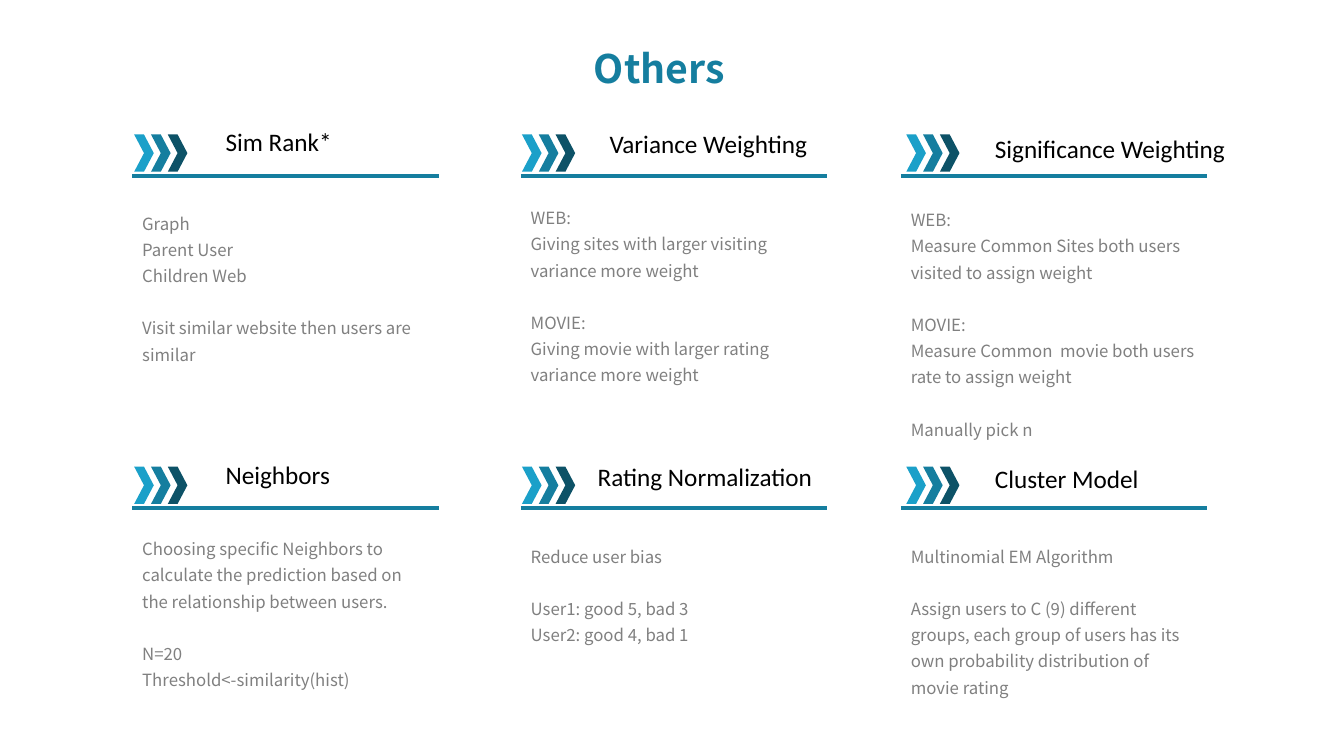
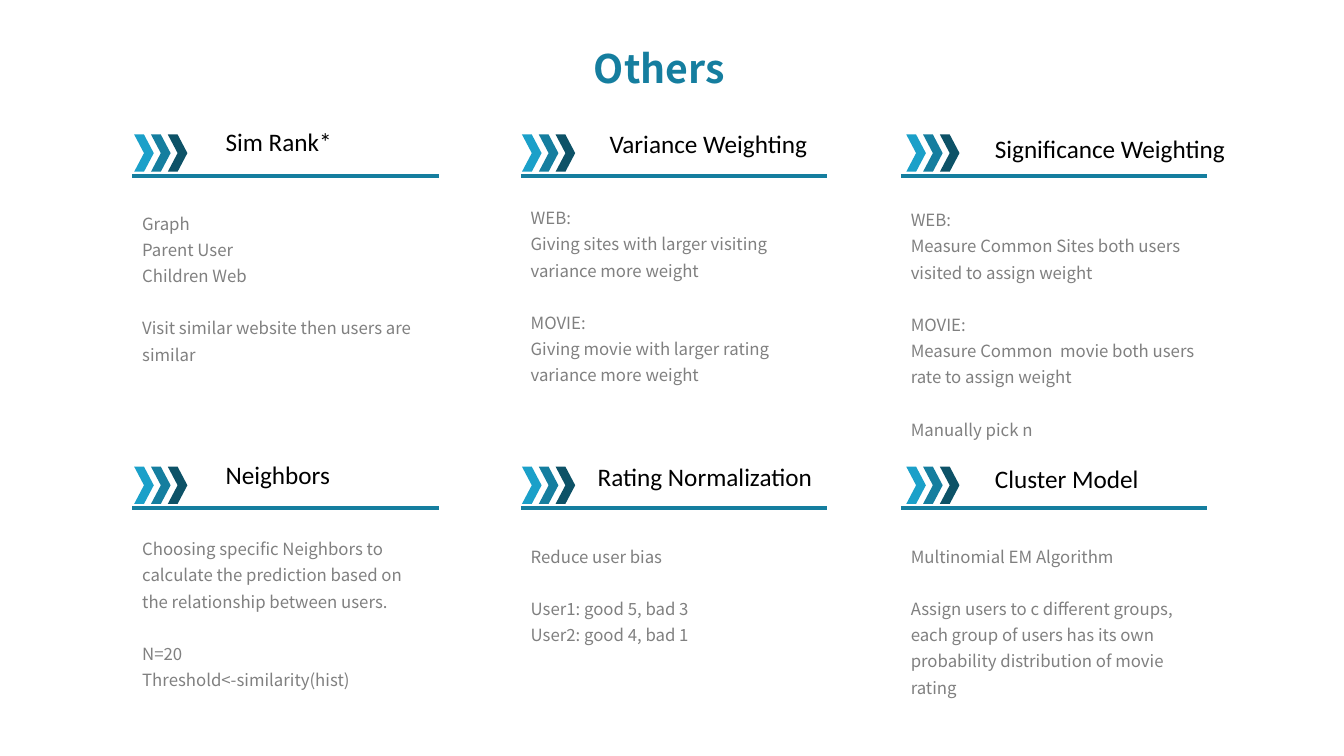
Before and after one commit to TZstatsADS/Fall2017-project4-grp8, a slide deck: slide 6 of doc/proj4-grp8.pptx. Drawn at 1344x756 pixels with LibreOffice and Linux fonts; fonts in the diff are those of the drawing. Boxes give left, top, right and bottom in pixels: in the first picture for what was removed or moved away, otherwise in the second. Text is boxed around its words. In the diff, an @@ line names an element or a change of style, - is before the commit and + after.

```diff
--- a/doc/proj4-grp8.pptx
+++ b/doc/proj4-grp8.pptx
@@ text at box(911, 601, 1173, 698): text changed @@
-Assign users to C (9) different groups, each group of users has its own probability distribution of movie rating
+Assign users to c different groups, each group of users has its own probability distribution of movie rating
```
Also in this commit, not shown: 1 other slide changed.
